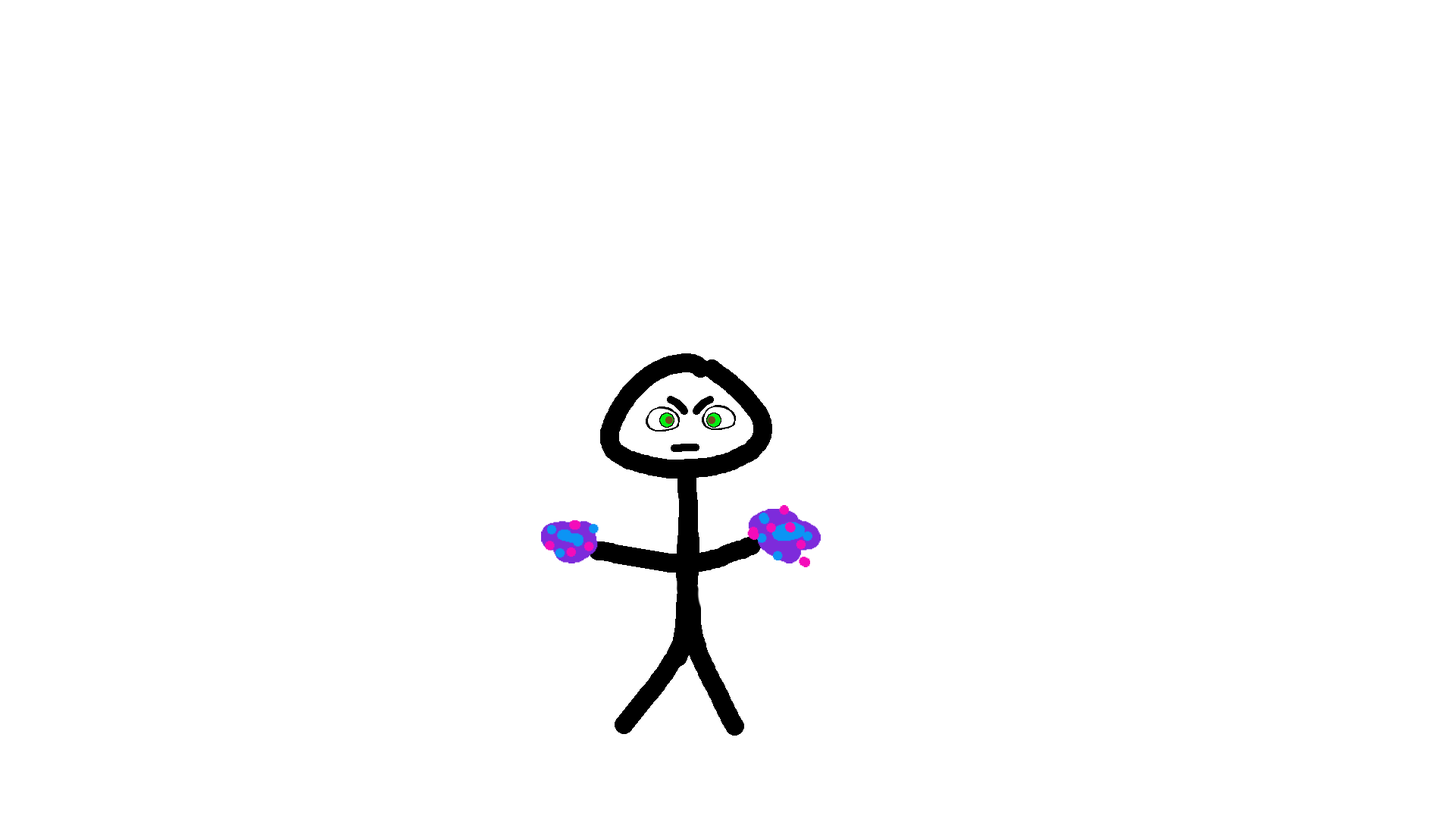
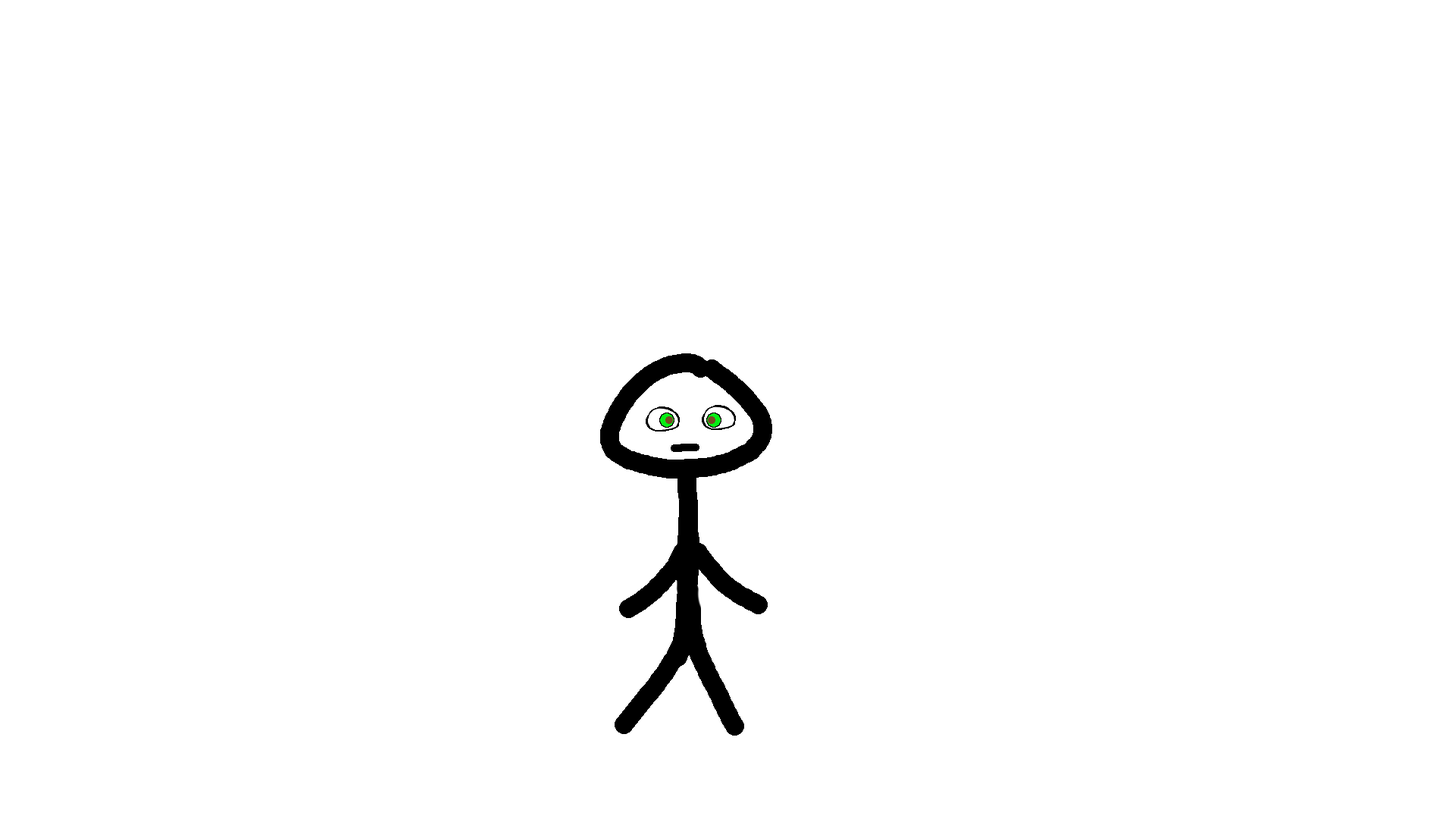
Layered file, before and after one edit (1455px x 819px). Changes by layer:
hid group "Arcane" (3 layers) over (541, 504, 821, 567)
hid "Arms Mid" over (588, 535, 762, 574)
showed "Arms Down" over (619, 542, 768, 618)
painted on "RE Angry" over (692, 395, 715, 415)
painted on "LE Angry" over (667, 395, 689, 415)
